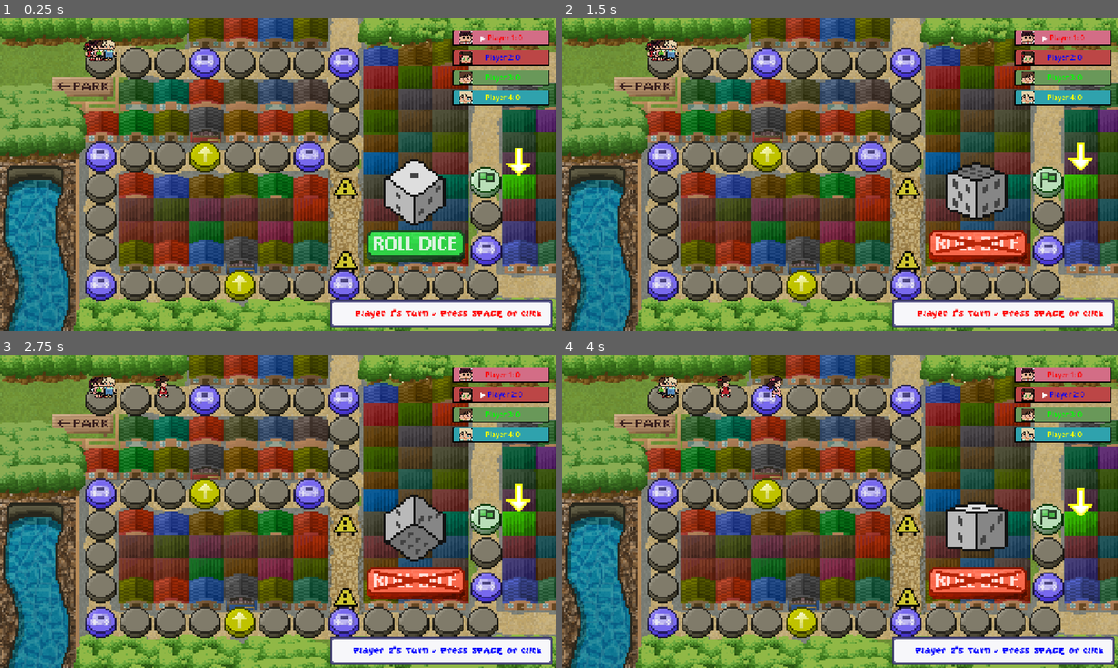
Above: before the commit, frames 1-4 (two rows, left to right).
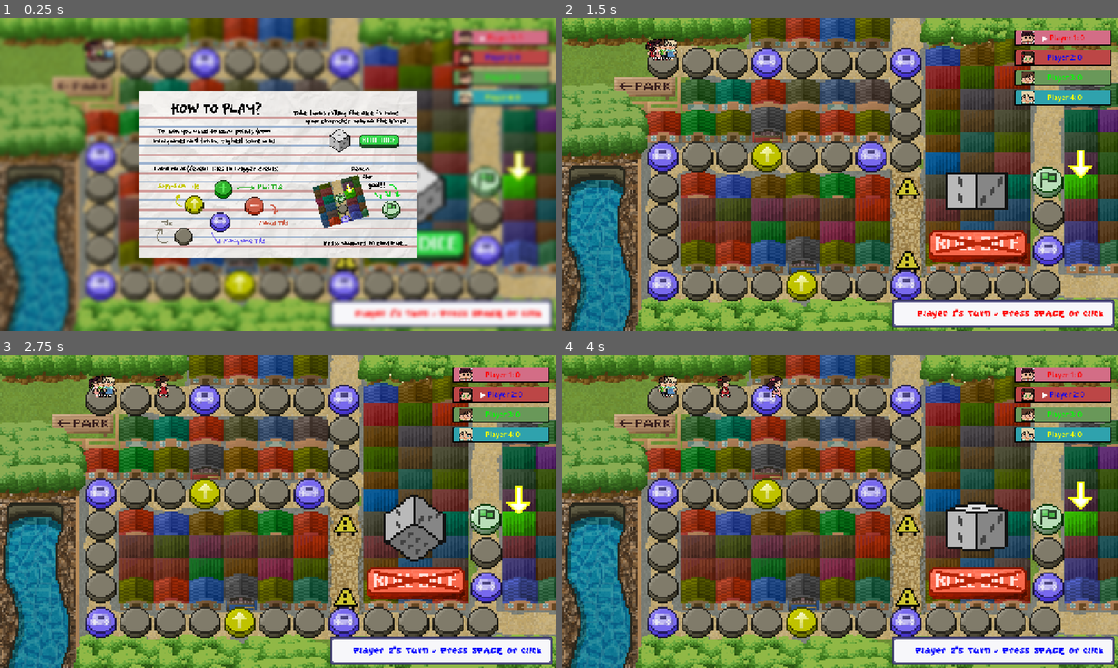
Above: after the commit, the same moments.

Repository: Zephyrdoestech/Pinoy-Party
Game: Godot game, scene res://scenes/Game.tscn
The game is run twice, just before and just after one commit, with the same random seed, the same clock (stepped at 60 frames per second) and the same inputs. This scene is started directly instead of the project's main scene.
Inputs (mouse positions are in pixels of both pictures, inside the frame that each line leads up to):
- Up to frame 1 (0.25 s): no input
- Up to frame 2 (1.5 s): click (979, 246) at 0.52 s; tap Enter (ui_accept) at 1.25 s; move the mouse to (962, 158) at 1.27 s; hold D (move_right) from 1.28 s (still down)
- Up to frame 3 (2.75 s): keep holding D (move_right); tap Space (jump) at 1.52, 2.27 s; move the mouse to (166, 527) at 2.02 s
- Up to frame 4 (4 s): move the mouse to (895, 442) at 2.77 s; release D (move_right) at 2.78 s; hold A (move_left) 2.78-3.53 s; move the mouse to (812, 574) at 3.52 s; hold D (move_right) from 3.53 s (still down); tap Space (jump) at 3.77 s

The runs differ from the first frame. In frame 1, 51% of the frame differs, in the area x 0-100%, y 0-100%; in frame 2, 1.2%; in frame 3, 0.3%; in frame 4, 0.3%.

Commit message:
cutscene and tutorial fixes
fixed cut scene so that only the host can skip to prevent network errors
fixed board tutorial so late exiting wont cause network errors

Diff:
--- a/pinoy-party/cutscene.gd
+++ b/pinoy-party/cutscene.gd
@@ -11,13 +11,29 @@
 	# Connect to the finished signal to transition to the main game
 	anim_player.animation_finished.connect(_on_animation_finished)
 
-	if skip_button:
-		skip_button.pressed.connect(_on_skip_button_pressed)
+	if multiplayer.has_multiplayer_peer() and not NetworkManager.is_host:
+		if skip_button:
+			skip_button.queue_free()
+	else:
+		if skip_button:
+			skip_button.pressed.connect(_on_skip_button_pressed)
 
 func _on_skip_button_pressed() -> void:
 	anim_player.stop()
-	_on_animation_finished("1st_Cutscene")
+	_trigger_synchronized_transition()
 
 func _on_animation_finished(anim_name: String) -> void:
 	if anim_name == "1st_Cutscene":
+		if not multiplayer.has_multiplayer_peer() or NetworkManager.is_host:
+			_trigger_synchronized_transition()
+
+func _trigger_synchronized_transition() -> void:
+	if multiplayer.has_multiplayer_peer() and not multiplayer.multiplayer_peer is OfflineMultiplayerPeer:
+		# Tell every connected client machine to change their scene files at once
+		rpc("_rpc_change_scene", "res://scenes/Game.tscn")
+	else:
 		get_tree().change_scene_to_file("res://scenes/Game.tscn")
+
+@rpc("authority", "call_local", "reliable")
+func _rpc_change_scene(target_scene_path: String) -> void:
+	get_tree().change_scene_to_file(target_scene_path)
--- a/pinoy-party/scenes/Game.gd
+++ b/pinoy-party/scenes/Game.gd
@@ -8,6 +8,7 @@
 @onready var state_machine: StateMachine = $StateMachine
 
 var tokens: Array[Node2D] = []
+const TUTORIAL_IMAGE_PATH := "res://assets/tutorials/tutorial_game.png"
 
 # ---------------------------------------------------------------------------
 # Board character spritesheets - one per player (0-indexed).
@@ -35,6 +36,57 @@
 	NetworkManager.player_left_mid_match.connect(_on_player_left_mid_match)
 	call_deferred(&"_update_roll_button")
 	# StateMachine auto-starts itself via call_deferred in its own _ready().
+	_show_tutorial_overlay()
+
+func _show_tutorial_overlay() -> void:
+	# Freeze the gameplay loop underneath
+	get_tree().paused = true
+
+	# Create the canvas layer wrapper
+	var overlay := CanvasLayer.new()
+	overlay.layer = 100
+	overlay.process_mode = PROCESS_MODE_ALWAYS
+	add_child(overlay)
+
+	# Create blur
+	var blur_rect := ColorRect.new()
+	blur_rect.set_anchors_preset(Control.PRESET_FULL_RECT)
+
+	# Create a runtime canvas shader to process the background pixels safely
+	var shader := Shader.new()
+	shader.code = "shader_type canvas_item;\n" + \
+				  "uniform sampler2D screen_texture : hint_screen_texture, filter_linear_mipmap;\n" + \
+				  "uniform float lod: hint_range(0.0, 5.0) = 1.0;\n" + \
+				  "void fragment() {\n" + \
+				  "    COLOR = textureLod(screen_texture, SCREEN_UV, lod);\n" + \
+				  "}"
+
+	var mat := ShaderMaterial.new()
+	mat.shader = shader
+	blur_rect.material = mat
+	overlay.add_child(blur_rect)
+
+	# Create a clickable, full-screen background controller
+	var click_zone := TextureButton.new()
+	click_zone.set_anchors_preset(Control.PRESET_FULL_RECT)
+	overlay.add_child(click_zone)
+
+	# Display the tutorial graphic layout
+	var tut_texture: Texture2D = load(TUTORIAL_IMAGE_PATH)
+	if tut_texture:
+		var tut_rect := TextureRect.new()
+		tut_rect.texture = tut_texture
+		tut_rect.set_anchors_preset(Control.PRESET_CENTER)
+		tut_rect.grow_horizontal = Control.GROW_DIRECTION_BOTH
+		tut_rect.grow_vertical = Control.GROW_DIRECTION_BOTH
+		tut_rect.mouse_filter = Control.MOUSE_FILTER_IGNORE
+		click_zone.add_child(tut_rect)
+
+	# Click to clean up and unpause execution layout
+	click_zone.pressed.connect(func():
+		overlay.queue_free() # Destroys the image and the blur rect
+		get_tree().paused = false
+	)
 
 func _spawn_tokens() -> void:
 	for i in GameManager.active_player_count:
--- a/pinoy-party/scenes/minigames/SackRace/sack_race.gd
+++ b/pinoy-party/scenes/minigames/SackRace/sack_race.gd
@@ -5,15 +5,12 @@
 const HOP_DISTANCE := 1.0          # progress per press
 const RACE_TIMEOUT := 15.0         # seconds, safety net
 const HOP_PIXELS := 30.0           # how many pixels each ColorRect moves per press
+const TUTORIAL_IMAGE_PATH := "res://assets/tutorials/tutorial_sack_race.png"
 
 var progress: Dictionary = {}      # player_idx -> float progress
 var finished_order: Array[int] = []
 var race_active := false
 var timeout_timer := 0.0
-
-
-#func _get_track_node(player_idx: int) -> Node2D:
-	#return get_node("Tracks/Player %d" % (player_idx + 1))
 
 func _get_track_node(player_idx: int) -> Node2D:
 	var path := "SplitScreenContainer/P%d_Container/Viewport%d/Track%d/Player%d" % [
@@ -26,17 +23,87 @@
 	return node
 
 func start_game(players: Array[int]) -> void:
+	# 1. Run the base minigame startup rules on the host
 	super.start_game(players)
+
+	# 2. 🌟 BROADCAST TO ALL CLIENTS
+	# If we are online, the host tells everyone to execute the visual positioning logic
+	if multiplayer.has_multiplayer_peer() and not multiplayer.multiplayer_peer is OfflineMultiplayerPeer:
+		if NetworkManager.is_host:
+			rpc("_sync_local_client_setup", players)
+	else:
+		# Offline fallback sandbox mode
+		_sync_local_client_setup(players)
+
+
+# 🌟 New synchronized RPC function that configures the UI for EVERY client player
+@rpc("authority", "call_local", "reliable")
+func _sync_local_client_setup(players: Array[int]) -> void:
+	# Move variables to local scope for everyone
 	for idx in players:
 		progress[idx] = 0.0
 		var node := _get_track_node(idx)
 		if node:
-			node.position.x = 0.0  # reset to start line each race
+			node.position.x = 0.0
+
 	finished_order.clear()
-	race_active = true
 	timeout_timer = 0.0
 	$UI/TimerLabel.text = "Time: %.1f" % RACE_TIMEOUT
+
+	# 🌟 MOVE THE COUNTDOWN LABEL DOWNWARD FOR EVERYONE
+	var countdown_label = get_node_or_null("UI/TimerLabel")
+	if countdown_label:
+		countdown_label.position.y += 400.0
+
+	# 🌟 SPAWN TUTORIAL FOR EVERYONE
+	var tutorial_overlay := _show_intro_tutorial()
+
+	# Keep an internal tracking method to clear it out when run_intro finishes
+	_manage_client_intro_lifecycle(tutorial_overlay)
+
+
+# Helper tool to await completion locally without stalling the RPC network threat pipeline
+func _manage_client_intro_lifecycle(overlay: CanvasLayer) -> void:
 	await run_intro()
+	if is_instance_valid(overlay):
+		overlay.queue_free()
+
+	# Only flip the active game state flag locally when the intro concludes
+	race_active = true
+
+func _show_intro_tutorial() -> CanvasLayer:
+	var overlay := CanvasLayer.new()
+	overlay.layer = 128
+	add_child(overlay)
+
+	# Background Blur
+	var blur_rect := ColorRect.new()
+	blur_rect.set_anchors_preset(Control.PRESET_FULL_RECT)
+
+	var shader := Shader.new()
+	shader.code = "shader_type canvas_item;\n" + \
+				  "uniform sampler2D screen_texture : hint_screen_texture, filter_linear_mipmap;\n" + \
+				  "uniform float lod: hint_range(0.0, 5.0) = 2.0;\n" + \
+				  "void fragment() {\n" + \
+				  "    COLOR = textureLod(screen_texture, SCREEN_UV, lod);\n" + \
+				  "}"
+
+	var mat := ShaderMaterial.new()
+	mat.shader = shader
+	blur_rect.material = mat
+	overlay.add_child(blur_rect)
+
+	# Tutorial Graphic Panel
+	var tut_texture: Texture2D = load(TUTORIAL_IMAGE_PATH)
+	if tut_texture:
+		var tut_rect := TextureRect.new()
+		tut_rect.texture = tut_texture
+		tut_rect.set_anchors_preset(Control.PRESET_CENTER)
+		tut_rect.grow_horizontal = Control.GROW_DIRECTION_BOTH
+		tut_rect.grow_vertical = Control.GROW_DIRECTION_BOTH
+		overlay.add_child(tut_rect)
+
+	return overlay
 
 func _process(delta: float) -> void:
 	if not race_active or gameplay_locked:
--- a/pinoy-party/scenes/ui/ScoreBoard.tscn
+++ b/pinoy-party/scenes/ui/ScoreBoard.tscn
@@ -7,6 +7,7 @@
 [ext_resource type="Texture2D" uid="uid://c45uj3bohns1k" path="res://assets/board_assets/LeaderBoard/leaderboard_char4.png" id="5_yvrsk"]
 
 [node name="ScoreBoard" type="Control" unique_id=1160043138]
+process_mode = 3
 layout_mode = 3
 anchors_preset = 15
 anchor_right = 1.0
--- a/pinoy-party/scripts/constants.gd
+++ b/pinoy-party/scripts/constants.gd
@@ -13,7 +13,7 @@
 const DICE_ROLL_TICKS   := 15
 
 # Mini-game IDs - matches folder names under scenes/minigames/
-const MINIGAMES := ["LuksongBaka"]
+const MINIGAMES := ["SackRace"]
 
 # Trivia
 const TRIVIA_QUESTIONS_PATH := "res://data/trivia_questions.json"
Not shown, changed: pinoy-party/export_presets.cfg
